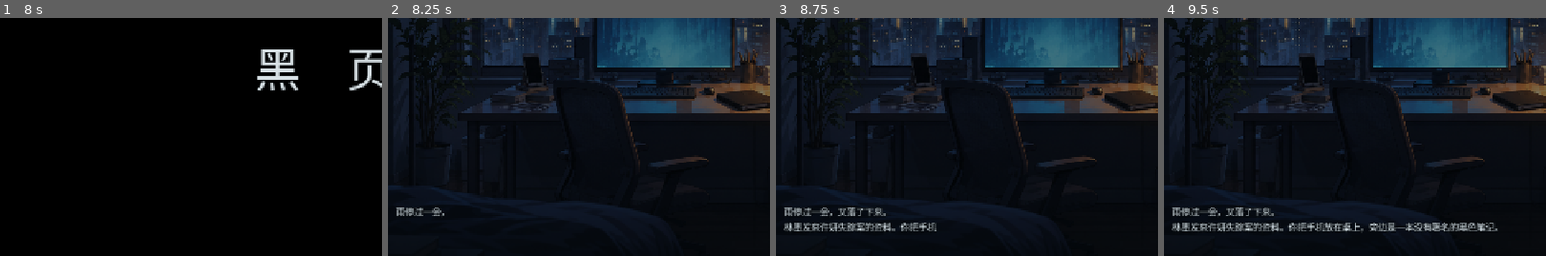
Above: before the commit, frames 1-4 (left to right).
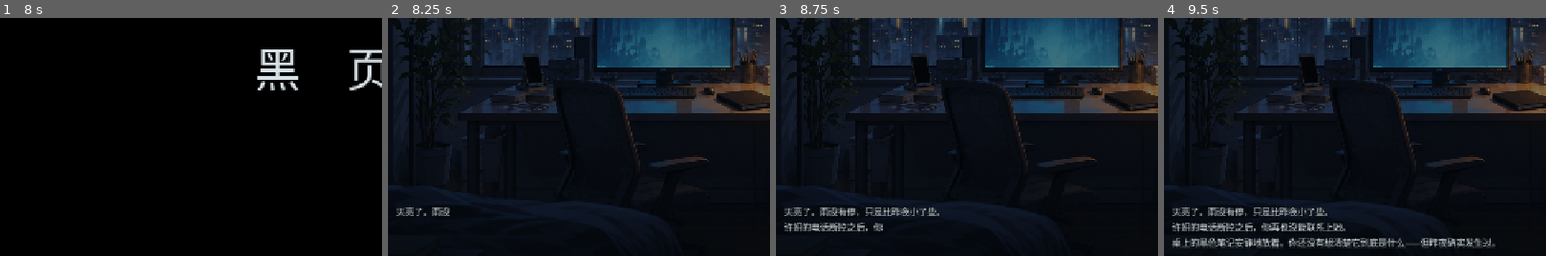
Above: after the commit, the same moments.

Repository: TreSir/-
Game: Godot game, scene res://scenes/black_page/main.tscn
Two runs of this game, one before a commit and one after it. Both use one fixed random seed, a clock stepped at 60 frames per second and the inputs below.
Inputs (mouse positions are % of the whole screen's width and height, from its top left):
- Up to frame 1 (8 s): click (50, 50) at 0.5 s; click (50, 50) at 1.25 s; click "黑 页" at 2 s; click (23, 47) at 2.77 s; tap Enter (ui_accept) at 3.5, 3.77, 4.07 s; move the mouse to (72, 45) at 3.52 s; hold Right (ui_right) 3.53-4.25 s; tap Space at 3.6 s; click (72, 45) at 3.67 s; drag from (30, 55) to (45, 70) at 4.27 s; click "电脑" at 5 s; click "自动" at 5.75 s; click "自动中" at 6.5 s; click "跳过 ▸▸" at 7.25 s
- Up to frame 2 (8.25 s): move the mouse to (60, 28) at 8.02 s; hold Right (ui_right) from 8.03 s (still down); tap Space at 8.1 s
- Up to frame 3 (8.75 s): keep holding Right (ui_right)
- Up to frame 4 (9.5 s): release Right (ui_right) at 8.75 s; drag from (45, 70) to (20, 35) at 8.77 s
The pictures show only the part of the screen within x 8-58%, y 40-90%; the shares and areas given below are measured in that part.

Frame 1 is identical in both runs. In frame 2, 0.3% of the frame differs, in the area x 2-17%, y 79-84%; in frame 3, 1.8%; in frame 4, 5.2%, in the area x 2-88%, y 79-97%.

Commit message:
补分层：剧本内容写状态统一走 investigation 的口子
审计发现三处绕过游戏模块直接改底层状态的地方——违反「表现层不碰状态」的铁律：

- prologue.gd 有 3 处 GameState.apply（进页面的 set / 选项的 set / 完成标记）
- main.gd 有 1 处直接读 GameState.flags 传给小游戏

按「框架不够就拓展框架，不另开一套」处理：
- investigation.gd 新增两个正规口子：
  · apply_state(changes) —— 脚本化内容写状态的唯一入口，照常发 changed
  · flags_snapshot()     —— 只读快照，给需要整份状态的调用方（小游戏初始化）
- prologue.gd / main.gd 改成调这两个方法；main.gd 负责把 game 注入序章

顺带修：
- investigation.gd 的初始日志又是旧文本了（事故里回退掉的），重新桥接到序章结尾
- 删掉孤儿素材 black_page_phone_v1.png（写实风，从未接进游戏）

结果：全项目直接碰 GameState 的只剩 investigation.gd 一处。
冒烟测试 80 项全过。

Diff:
--- a/scripts/black_page/investigation.gd
+++ b/scripts/black_page/investigation.gd
@@ -24,7 +24,9 @@
 	ticket += 1
 	active_action = ""
 	pending.clear()
-	journal = ["雨停过一会，又落了下来。\n林墨发来许妍失踪案的资料。你把手机放在桌上，旁边是一本没有署名的黑色笔记。"]
+	# 与序章结尾直接衔接：许妍凌晨那通电话断了之后，你没能再联系上她。
+	# 这里不再提「林墨发来资料」——林墨在第一章里还没登场，资料也不是他送来的。
+	journal = ["天亮了。雨没有停，只是比昨夜小了些。\n许妍的电话断掉之后，你再也没能联系上她。\n桌上的黑色笔记安静地放着。你还没有想清楚它到底是什么——但昨夜确实发生过。"]
 	GameState.reset()
 	changed.emit()
 
@@ -43,6 +45,23 @@
 	if not error.is_empty(): return error
 	changed.emit()
 	return ""
+
+## 剧情内容写状态的唯一入口。
+##
+## 序章那种脚本化段落不是「行动」，跑不到 complete_action 的事务里，但它同样
+## **不能越过游戏模块直接改底层状态**——所以在这里开一个受校验的口子：
+## 改完照常发 changed，界面/结算该刷新的都会刷新。
+func apply_state(changes: Dictionary) -> String:
+	if changes.is_empty(): return ""
+	var error: String = GameState.apply({"set": changes})
+	if not error.is_empty(): return error
+	changed.emit()
+	return ""
+
+## 只读的旗标快照，给需要整份状态的调用方（例如小游戏初始化）用。
+## 界面走这个，不要直接摸 GameState。
+func flags_snapshot() -> Dictionary:
+	return GameState.flags.duplicate(true)
 
 func flag(id: String) -> Variant: return GameState.flags.get(id)
 func owns(id: String) -> bool: return GameState.inventory.get(id, 0) > 0
--- a/scripts/black_page/main.gd
+++ b/scripts/black_page/main.gd
@@ -799,8 +799,10 @@
 	_reveal_hud(false)
 	prologue = Prologue.new()
 	prologue.name = "Prologue"
-	# 序章的剧本也由 data_loader 统一加载，界面这里只负责把数据递进去。
+	# 序章的剧本由 data_loader 统一加载、状态由 investigation 统一写。
+	# 界面只管把这两个依赖递进去，自己不碰数据。
 	prologue.source = game.bundle.get("prologue", [])
+	prologue.game = game
 	prologue.finished.connect(func():
 		prologue = null
 		_reveal_game())
@@ -896,7 +898,7 @@
 	modal_rows.add_child(activity)
 	activity.completed.connect(func(result: Dictionary):
 		if token == game.ticket: _show_report.call_deferred(action_id, token, result))
-	activity.begin(action.config, GameState.flags.duplicate(true))
+	activity.begin(action.config, game.flags_snapshot())
 	var back := UI.ghost_button("返回（不消耗行动）")
 	back.pressed.connect(func():
 		game.cancel_action()
--- a/scripts/black_page/prologue.gd
+++ b/scripts/black_page/prologue.gd
@@ -27,6 +27,9 @@
 
 ## main.gd 从 `game.bundle.prologue` 注入进来。空的话退到内置文本，保证序章永远能跑完。
 var source: Array = []
+
+## main.gd 注入的调查模块。**序章写状态必须经它**——不越过游戏模块直接改底层状态。
+var game: Node
 
 func _load_pages() -> Array:
 	if source.is_empty():
@@ -287,10 +290,10 @@
 	_speed = _speed_of(entry)
 
 	# 这一页的 set 在**进入这一页时**写入：和玩家点了几下无关。
-	# 失败不静默吞掉——flag 名写错在 flags.json 里查得到。
+	# 走 game 的口子而不是直接改 GameState——flag 名写错会带原因返回。
 	var changes: Dictionary = entry.get("set", {})
-	if not changes.is_empty():
-		var error: String = GameState.apply({"set": changes})
+	if not changes.is_empty() and game != null:
+		var error: String = game.apply_state(changes)
 		if not error.is_empty():
 			push_warning("序章第 %d 页 set 失败：%s" % [step, error])
 
@@ -481,7 +484,7 @@
 		button.size_flags_horizontal = Control.SIZE_EXPAND_FILL
 		button.pressed.connect(func():
 			var changes: Dictionary = choice.get("set", {})
-			if not changes.is_empty(): GameState.apply({"set": changes})
+			if not changes.is_empty() and game != null: game.apply_state(changes)
 			_clear_layers()
 			_show_response(str(choice.get("response", ""))))
 		_choice_layer.add_child(button)
@@ -686,6 +689,6 @@
 	if _done or not is_inside_tree():
 		return
 	_done = true
-	GameState.apply({"set": {"prologue.completed": true}})
+	if game != null: game.apply_state({"prologue.completed": true})
 	finished.emit()
 	queue_free()
Binary file removed: assets/backgrounds/black_page_phone_v1.png
Not shown, removed: assets/backgrounds/black_page_phone_v1.png.import
